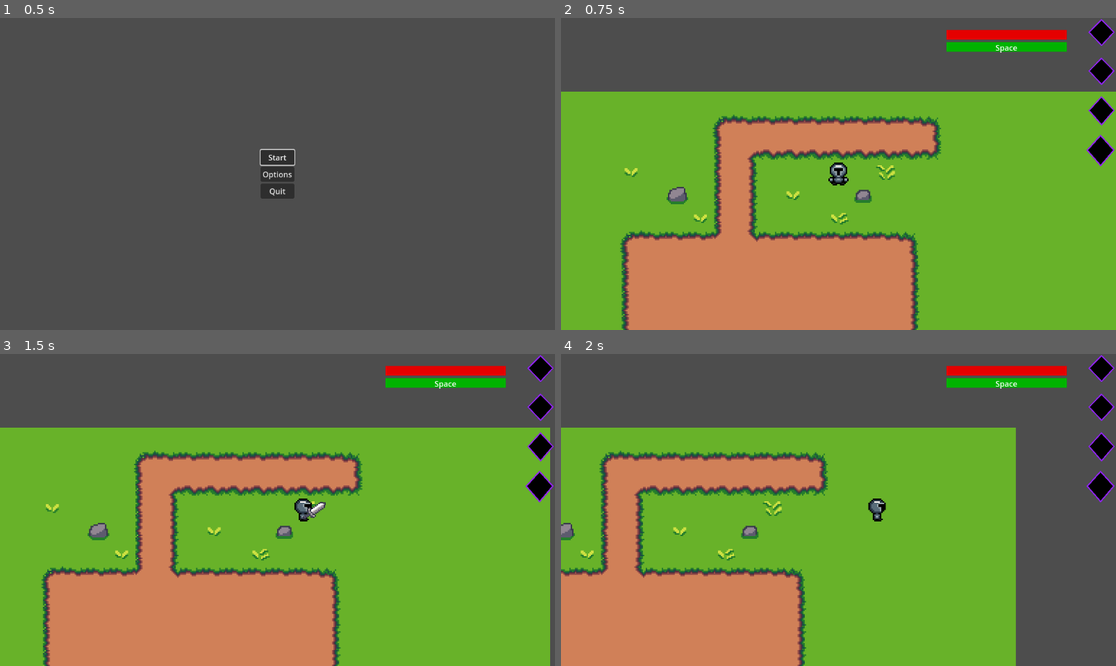
Above: before the commit, frames 1-4 (two rows, left to right).
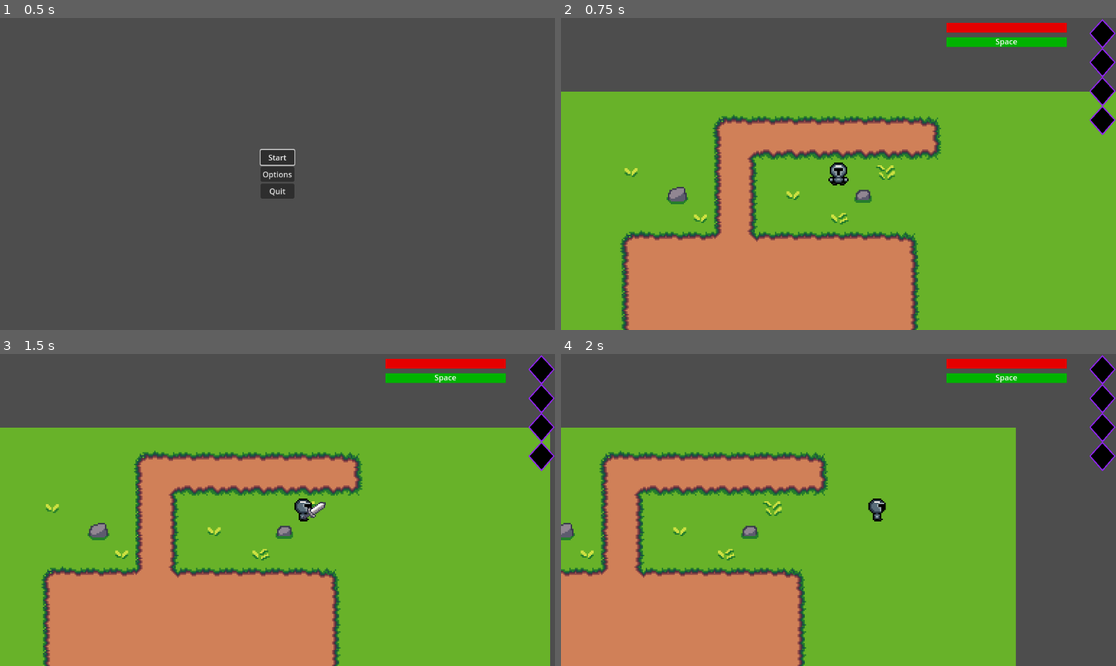
Above: after the commit, the same moments.

Repository: boothe0/CS386GodotProject
Game: Godot game, scene res://scenes/title_screen.tscn
Two runs of this game, one before a commit and one after it. Both use one fixed random seed, a clock stepped at 60 frames per second and the inputs below.
Inputs (mouse positions are in pixels of both pictures, inside the frame that each line leads up to):
- Up to frame 1 (0.5 s): no input
- Up to frame 2 (0.75 s): click "Start" at 0.5 s
- Up to frame 3 (1.5 s): move the mouse to (399, 494) at 1.27 s; hold D (move_right) from 1.28 s (still down); click (399, 494) at 1.35 s
- Up to frame 4 (2 s): keep holding D (move_right)

Frame 1 is identical in both runs. In frame 2, 2.7% of the frame differs, in the area x 69-100%, y 0-48%; in frame 3, 2.7%; in frame 4, 2.7%.

Commit message:
Fixed UI bug

Diff:
--- a/cs386gameproject/scenes/main_scene.tscn
+++ b/cs386gameproject/scenes/main_scene.tscn
@@ -82,14 +82,14 @@
 [node name="PlayerUI" type="CanvasLayer" parent="."]
 
 [node name="StaminaBar" type="ProgressBar" parent="PlayerUI"]
-anchors_preset = 2
-anchor_top = 1.0
-anchor_bottom = 1.0
-offset_left = 800.0
-offset_top = -598.0
-offset_right = 1050.0
-offset_bottom = -578.0
-grow_vertical = 0
+anchors_preset = 1
+anchor_left = 1.0
+anchor_right = 1.0
+offset_left = -352.0
+offset_top = 40.0
+offset_right = -102.0
+offset_bottom = 60.0
+grow_horizontal = 0
 theme_override_styles/background = SubResource("StyleBoxFlat_qm72p")
 theme_override_styles/fill = SubResource("StyleBoxFlat_dwgug")
 max_value = 10.0
@@ -103,8 +103,7 @@
 anchor_top = 1.0
 anchor_right = 1.0
 anchor_bottom = 1.0
-offset_top = -20.0
-offset_bottom = 3.0
+offset_top = -23.0
 grow_horizontal = 2
 grow_vertical = 0
 text = "Space"
@@ -113,14 +112,14 @@
 [node name="RegenTimer" type="Timer" parent="PlayerUI/StaminaBar"]
 
 [node name="HealthBar" type="ProgressBar" parent="PlayerUI"]
-anchors_preset = 2
-anchor_top = 1.0
-anchor_bottom = 1.0
-offset_left = 800.0
-offset_top = -623.0
-offset_right = 1050.0
-offset_bottom = -603.0
-grow_vertical = 0
+anchors_preset = 1
+anchor_left = 1.0
+anchor_right = 1.0
+offset_left = -352.0
+offset_top = 10.0
+offset_right = -102.0
+offset_bottom = 30.0
+grow_horizontal = 0
 theme_override_styles/background = SubResource("StyleBoxFlat_pomkq")
 theme_override_styles/fill = SubResource("StyleBoxFlat_omlwu")
 max_value = 10.0
@@ -129,33 +128,45 @@
 script = ExtResource("4_d7btm")
 
 [node name="Ability1" type="TextureRect" parent="PlayerUI"]
-offset_left = 1093.0
-offset_right = 1150.0
-offset_bottom = 59.0
+anchors_preset = 1
+anchor_left = 1.0
+anchor_right = 1.0
+offset_left = -57.0
+offset_bottom = 64.0
+grow_horizontal = 0
 texture = ExtResource("6_a6u3b")
 expand_mode = 1
 
 [node name="Ability2" type="TextureRect" parent="PlayerUI"]
-offset_left = 1093.0
-offset_top = 80.0
-offset_right = 1150.0
-offset_bottom = 140.0
+anchors_preset = 1
+anchor_left = 1.0
+anchor_right = 1.0
+offset_left = -57.0
+offset_top = 180.0
+offset_bottom = 244.0
+grow_horizontal = 0
 texture = ExtResource("6_a6u3b")
 expand_mode = 1
 
 [node name="Ability3" type="TextureRect" parent="PlayerUI"]
-offset_left = 1093.0
-offset_top = 160.0
-offset_right = 1150.0
-offset_bottom = 224.0
+anchors_preset = 1
+anchor_left = 1.0
+anchor_right = 1.0
+offset_left = -57.0
+offset_top = 120.0
+offset_bottom = 184.0
+grow_horizontal = 0
 texture = ExtResource("6_a6u3b")
 expand_mode = 1
 
 [node name="Ability4" type="TextureRect" parent="PlayerUI"]
-offset_left = 1089.0
-offset_top = 240.0
-offset_right = 1150.0
-offset_bottom = 309.0
+anchors_preset = 1
+anchor_left = 1.0
+anchor_right = 1.0
+offset_left = -57.0
+offset_top = 60.0
+offset_bottom = 124.0
+grow_horizontal = 0
 texture = ExtResource("6_a6u3b")
 expand_mode = 1
 
